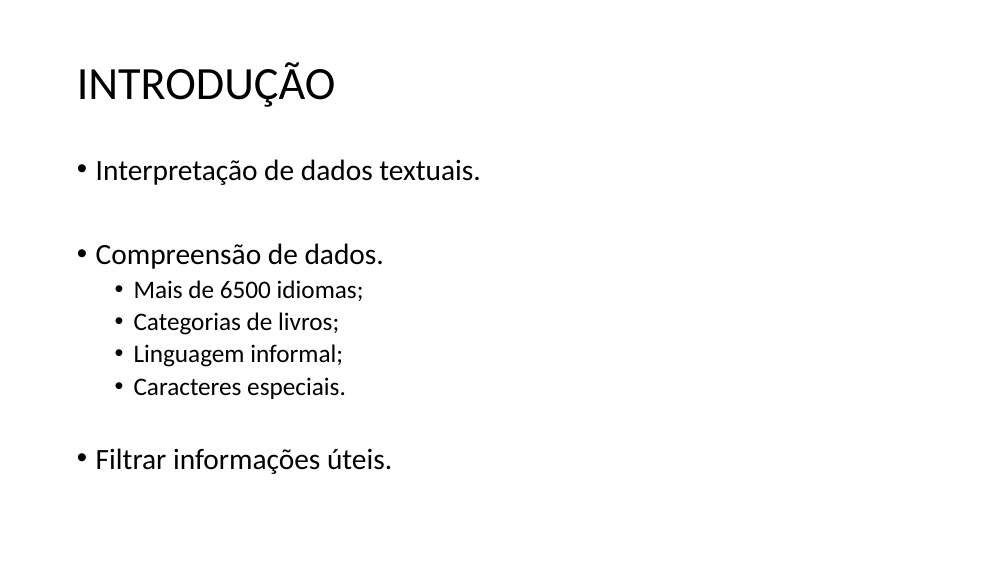
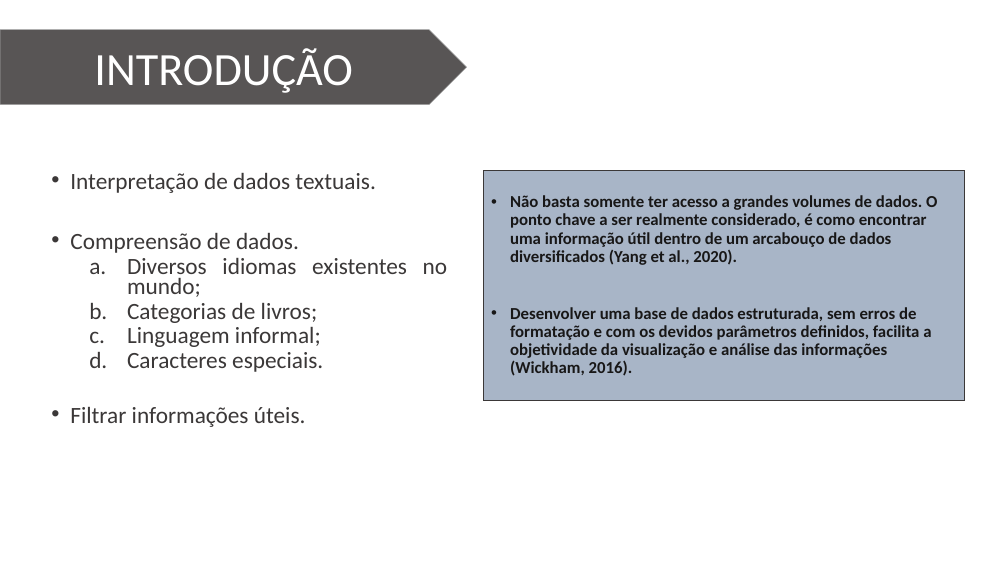
Before and after one commit to Wiryco/Natural-Language-Analysis-And-Processing, a slide deck: slide 2 of Apresentação TCC - Vinícius Andrade Lopes.pptx. Drawn at 1008x567 pixels with LibreOffice and Linux fonts; fonts in the diff are those of the drawing; background and template pictures are left out. Boxes give left, top, right and bottom in pixels: in the first picture for what was removed or moved away, otherwise in the second. Text is boxed around its words. In the diff, an @@ line names an element or a change of style, - is before the commit and + after.

```diff
--- a/Apresentação TCC - Vinícius Andrade Lopes.pptx
+++ b/Apresentação TCC - Vinícius Andrade Lopes.pptx
@@ pentagon arrow "INTRODUÇÃO": place and size @@
-pentagon arrow "INTRODUÇÃO" at (77,62,336,107)
+pentagon arrow "INTRODUÇÃO" at (0,29,467,104)
@@ pentagon arrow "INTRODUÇÃO" at (0,29,467,104): text colour #000000 to #FFFFFF; alignment left to centre; line spacing 0.9 to 1; fill none to #3B3838 at 85% opacity; outline none to #A5A5A5 0.5 pt @@
@@ text "Interpretação de dados textuais.": place and size @@
-text "Interpretação de dados textuais." at (96,159,480,474)
+text "Interpretação de dados textuais." at (70,173,448,427)
@@ text at (70,173,375,427): size 28 to 22.2 pt in "Interpretação de dados textuais.", "Compreensão de dados.", "Filtrar informações úteis."; text colour #000000 to #3B3838 in "Interpretação de dados textuais.", "Compreensão de dados.", "Categorias de livros;", "Linguagem informal;" and 2 more places; size 24 to 22.2 pt in "Categorias de livros;", "Linguagem informal;", "Caracteres especiais."; alignment left to justified; line spacing 0.9 to 0.7; bullet • to a. @@
@@ text added at (484,170,964,401), fill #8497B0 at 70% opacity, outline #3B3838 1 pt, 16 pt, text #181717, bold @@
+• Não basta somente ter acesso a grandes volumes de dados. O ponto chave a ser realmente considerado, é como encontrar uma informação útil dentro de um arcabouço de dados diversificados (Yang et al., 2020).
+• Desenvolver uma base de dados estruturada, sem erros de formatação e com os devidos parâmetros definidos, facilita a objetividade da visualização e análise das informações (Wickham, 2016).
@@ text at (127,258,448,297): text changed; size 24 to 22.2 pt; text colour #000000 to #3B3838 @@
-  • Mais de 6500 idiomas;
+  a. Diversos idiomas existentes no mundo;
```
Also in this commit, not shown: 1 other slide changed, 3 slides added.
